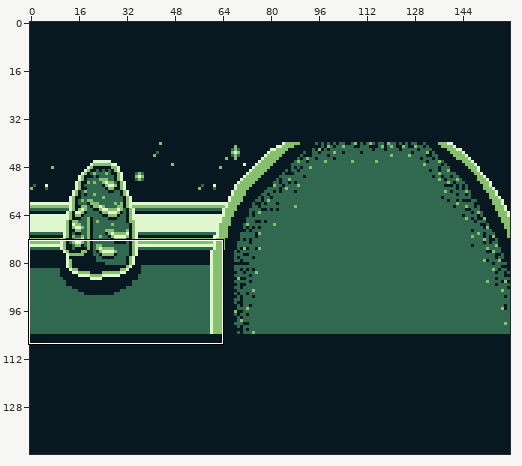
Sprite sheet, stored at assets/backgrounds/Opening-3.png. Above, an overview of the earlier version with the close-up marked.
Close-up. Before:
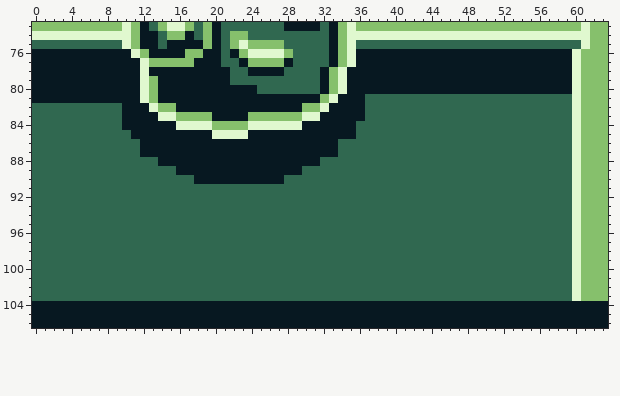
The file is 160x144 pixels. Shown: x 0..63, y 73..106.
After the commit:
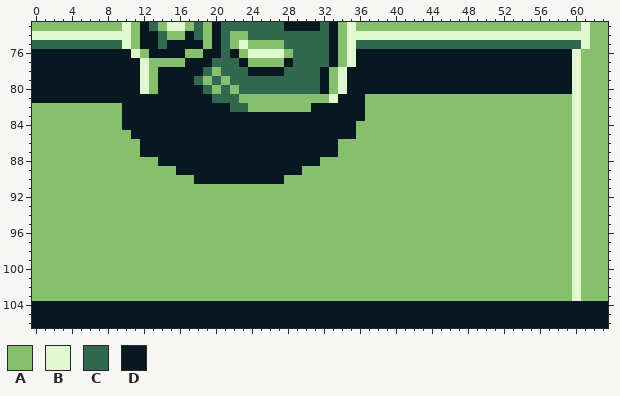
Palette (. is transparent): A #86c06c  B #e0f8cf  C #306850  D #071821
Edits made:
y 77: x 17 A -> D; x 20 D -> C
y 78: x 13 D -> A; x 19..21 DDD -> CAC
y 79: x 18..21 DDDD -> CACA
y 80: x 19..24 DDDDDD -> CACACC
y 81: x 12..13 BA -> DD; x 20..31 DDDDDDDDDDDD -> CCCAAAAAAAAA; x 37..59 CCCCCCCCCCCCCCCCCCCCCCC -> AAAAAAAAAAAAAAAAAAAAAAA
y 82: x 0..9 CCCCCCCCCC -> AAAAAAAAAA; x 13..15 BAA -> DDD; x 22..29 DDDDDDDD -> CCAAAAAA; x 31..32 AB -> DD; x 37..59 CCCCCCCCCCCCCCCCCCCCCCC -> AAAAAAAAAAAAAAAAAAAAAAA
y 83: x 0..9 CCCCCCCCCC -> AAAAAAAAAA; x 14..19 BBAAAA -> DDDDDD; x 24..31 AAAAAABB -> DDDDDDDD; x 37..59 CCCCCCCCCCCCCCCCCCCCCCC -> AAAAAAAAAAAAAAAAAAAAAAA
y 84: x 0..9 CCCCCCCCCC -> AAAAAAAAAA; x 16..29 BBBBAAAABBBBBB -> DDDDDDDDDDDDDD; x 36..59 CCCCCCCCCCCCCCCCCCCCCCCC -> AAAAAAAAAAAAAAAAAAAAAAAA
y 85: x 0..10 CCCCCCCCCCC -> AAAAAAAAAAA; x 20..23 BBBB -> DDDD; x 36..59 CCCCCCCCCCCCCCCCCCCCCCCC -> AAAAAAAAAAAAAAAAAAAAAAAA
y 86..87: x 0..11 CCCCCCCCCCCC -> AAAAAAAAAAAA; x 34..59 CCCCCCCCCCCCCCCCCCCCCCCCCC -> AAAAAAAAAAAAAAAAAAAAAAAAAA
y 88: x 0..13 CCCCCCCCCCCCCC -> AAAAAAAAAAAAAA; x 32..59 CCCCCCCCCCCCCCCCCCCCCCCCCCCC -> AAAAAAAAAAAAAAAAAAAAAAAAAAAA
y 89: x 0..15 CCCCCCCCCCCCCCCC -> AAAAAAAAAAAAAAAA; x 30..59 CCCCCCCCCCCCCCCCCCCCCCCCCCCCCC -> AAAAAAAAAAAAAAAAAAAAAAAAAAAAAA
y 90: x 0..17 CCCCCCCCCCCCCCCCCC -> AAAAAAAAAAAAAAAAAA; x 28..59 CCCCCCCCCCCCCCCCCCCCCCCCCCCCCCCC -> AAAAAAAAAAAAAAAAAAAAAAAAAAAAAAAA
y 91..103: x 0..59 CCCCCCCCCCCCCCCCCCCCCCCCCCCCCCCCCCCCCCCCCCCCCCCCCCCCCCCCCCCC -> AAAAAAAAAAAAAAAAAAAAAAAAAAAAAAAAAAAAAAAAAAAAAAAAAAAAAAAAAAAA
Boxes around the changes in both close-ups, in picture pixels (x1, y1, x2, y2):
changed: (32, 58, 572, 301)
